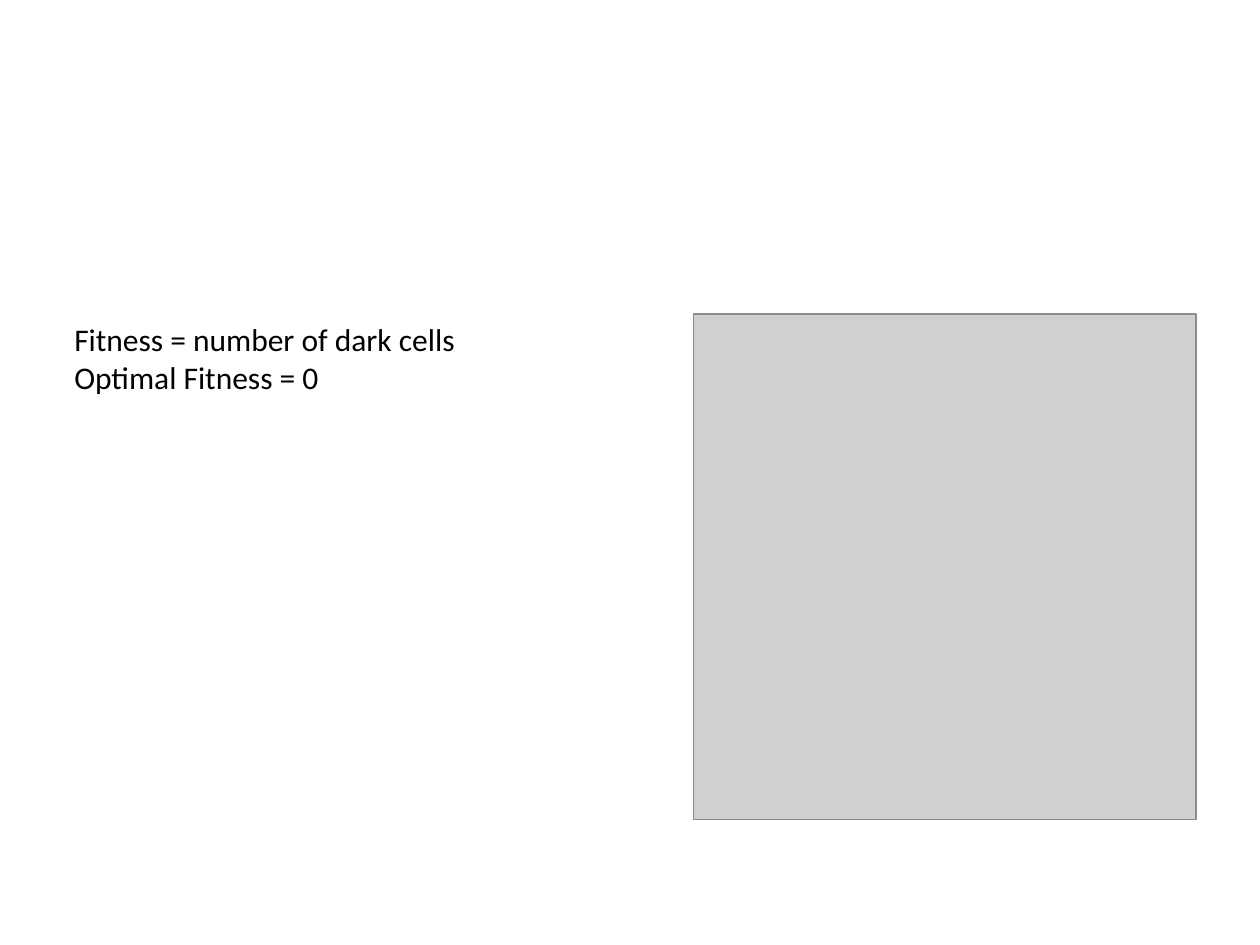
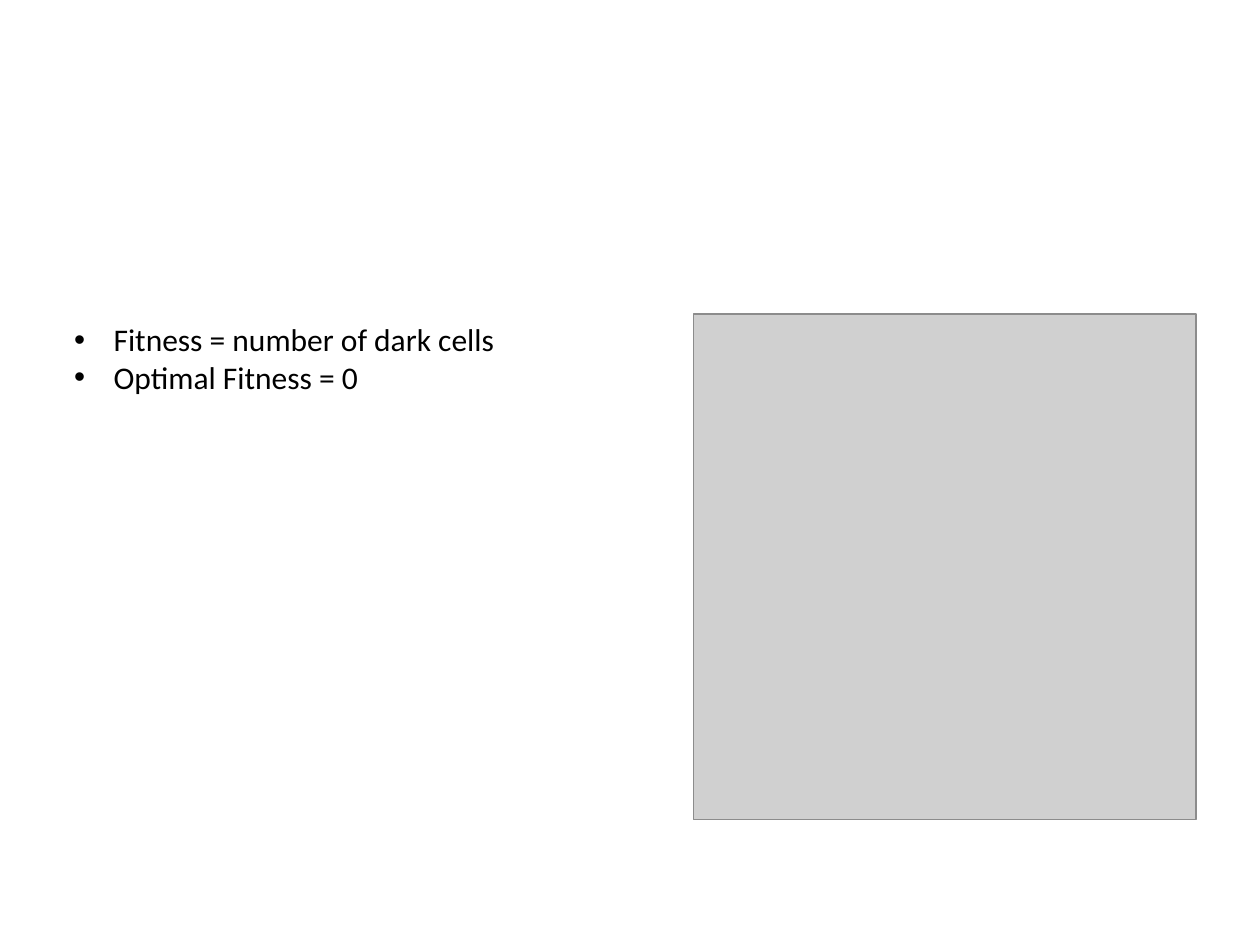
Before and after one commit to LironAvr/EvolutionaryLightsUp, a slide deck: slide 11 of presentation.pptx. Drawn at 1260x945 pixels with LibreOffice and Linux fonts; fonts in the diff are those of the drawing; grey boxes stand for pictures; background and template pictures are left out. Boxes give left, top, right and bottom in pixels: in the first picture for what was removed or moved away, otherwise in the second. Text is boxed around its words. In the diff, an @@ line names an element or a change of style, - is before the commit and + after.

```diff
--- a/presentation.pptx
+++ b/presentation.pptx
@@ text "Fitness = number of dark ..." at bbox=[114, 329, 494, 394]: bullet none to • @@
```
Also in this commit, not shown: 6 other slides changed.
